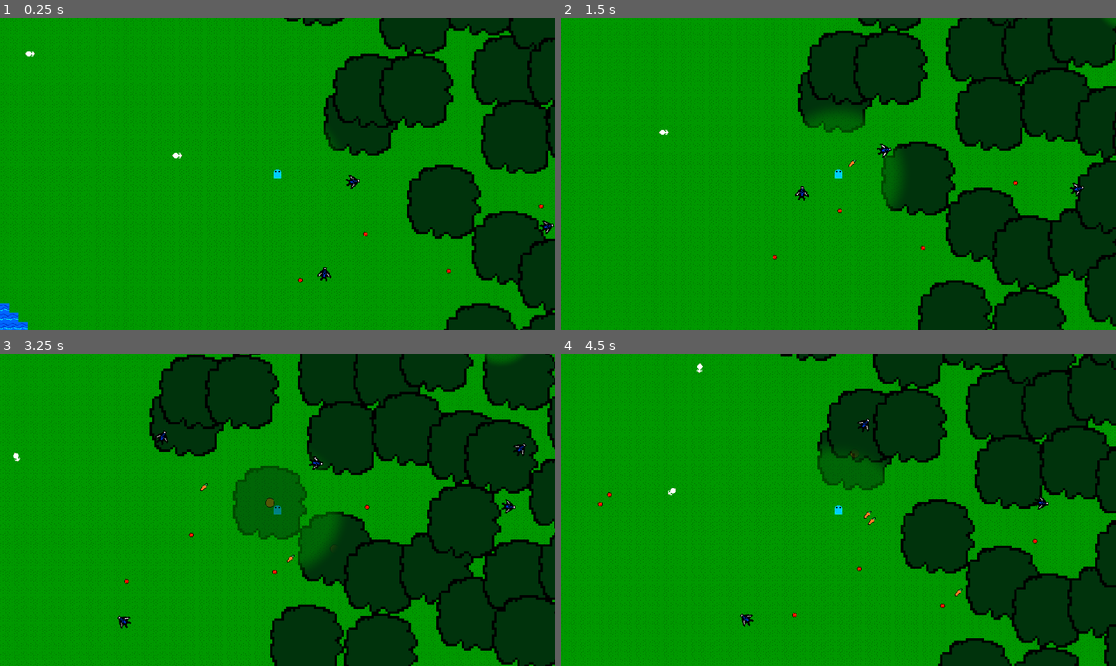
Above: before the commit, frames 1-4 (two rows, left to right).
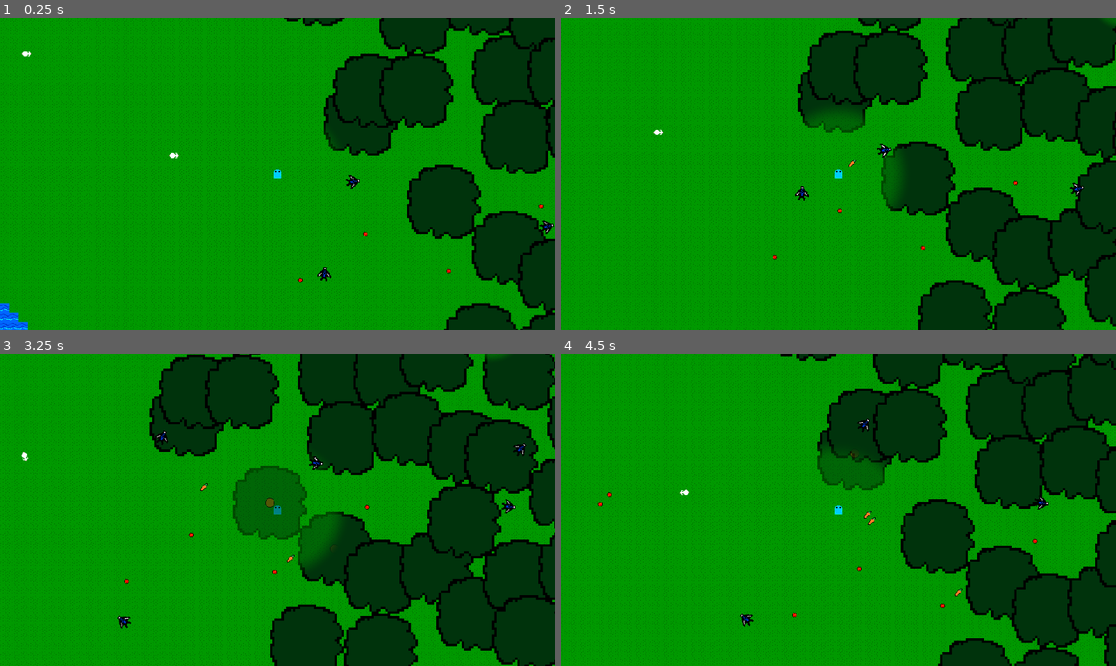
Above: after the commit, the same moments.

Repository: Kyhel/lost-in-pixels
Game: Godot game, scene res://scenes/game.tscn
Two runs of this game, one before a commit and one after it. Both use one fixed random seed, a clock stepped at 60 frames per second and the inputs below.
Inputs:
- Up to frame 1 (0.25 s): no input
- Up to frame 2 (1.5 s): hold Right (ui_right) 0.53-1.28 s; hold F (attack) 0.53-1.28 s; hold Down (ui_down) from 1.28 s (still down); tap Q (spawn_carrot) at 1.35 s
- Up to frame 3 (3.25 s): release Down (ui_down) at 2.03 s; hold Right (ui_right) 2.03-2.78 s; hold F (attack) 2.03-2.78 s; hold Up (ui_up) from 2.78 s (still down); tap Q (spawn_carrot) at 2.85 s
- Up to frame 4 (4.5 s): release Up (ui_up) at 3.53 s; hold F (attack) 3.53-4.28 s; hold Left (ui_left) from 3.53 s (still down); tap Q (spawn_carrot) at 4.35 s

The runs differ from the first frame. In frame 1, less than 0.1% of the frame differs, in the area x 3-33%, y 10-45%; in frame 2, less than 0.1%; in frame 3, 0.1%, in the area x 2-95%, y 0-35%; in frame 4, less than 0.1%.

Commit message:
Nice hop strategy

Diff:
--- a/actors/movement/strategies/hop_strategy.gd
+++ b/actors/movement/strategies/hop_strategy.gd
@@ -1,10 +1,12 @@
 class_name HopStrategy
 extends MovementStrategy
 
-@export var rest_duration: float = 0.8
+@export var rest_duration: float = 0.5
 @export var hop_duration: float = 0.2
 
 var hop_timer: float = 0.0
+
+const NO_MOVEMENT_DIRECTION_THRESHOLD: float = PI / 2
 
 func move(creature: Creature, target_position: Vector2, delta: float) -> void:
 
@@ -25,12 +27,17 @@
 
 	creature.rotation += sign(angle_diff) * min(angle_diff_abs, max_turn)
 
-	# var hop_time_ratio = 1
-	var hop_time_ratio = hop_duration / (rest_duration + hop_duration)
+	if angle_diff_abs >= NO_MOVEMENT_DIRECTION_THRESHOLD:
+		creature.velocity = Vector2.ZERO
+		return
 
-	var speed = creature.creature_data.base_speed * creature.creature_data.hop_multiplier / hop_time_ratio
+	var hop_time_ratio = (rest_duration + hop_duration) / hop_duration
 
-	creature.velocity = direction * speed
+	var speed = creature.creature_data.base_speed * creature.creature_data.hop_multiplier * hop_time_ratio
+
+	var rotation_ratio = (NO_MOVEMENT_DIRECTION_THRESHOLD - angle_diff_abs) / NO_MOVEMENT_DIRECTION_THRESHOLD
+
+	creature.velocity = Vector2.from_angle(creature.rotation).normalized() * speed * rotation_ratio
 
 func reset() -> void:
 	hop_timer = 0.0
